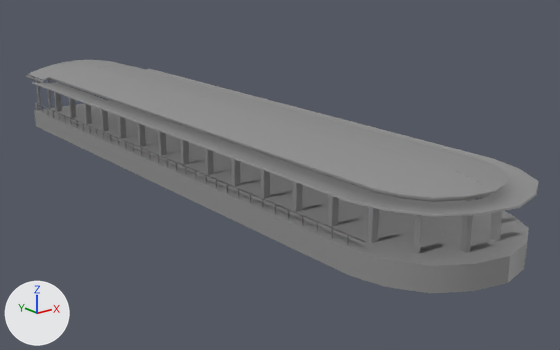
The glTF model pier1.glb, before and after one commit.
Camera for both pictures: a 50 mm lens placed at (-5.44, -12.78, 2.61), pointed at (0.32, -5.58, -0.27). The lights are fixed; the arrows at lower left show +X, +Y and +Z. Where no turn or scale is listed for an object, it has been applied to the vertices. Vertices at the same position are counted once.
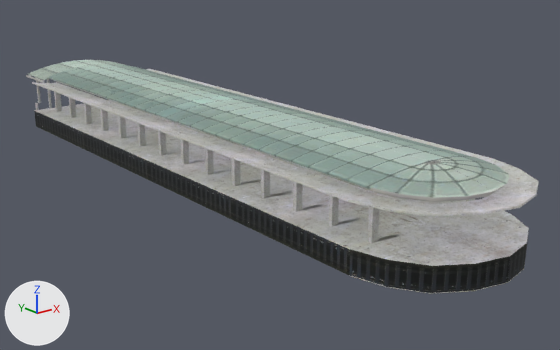
Where the change shows, as pixel boxes (x1, y1, x2, y2) in the pictures (560 x 350 px; the box of a moved part takes in the faces that stretch with it):
'railing.001', deleted: before (37, 104, 483, 246)
'Cube.015', deleted: before (460, 211, 503, 253)
'Cube.014', deleted: before (414, 213, 492, 254)
part 1 of me_cube_033, moved or reshaped: (34, 100, 466, 275) in both
part 2 of me_cube_033, recoloured: (26, 60, 539, 294) in both

The change in detail:
Picture 'dock' (img_dock) is new.
Material 'dock' (mat_dock) is new.
Its texture is img_dock.
Its roughness is 1.0.
me_cube_033 is used by ob_pier1; location (-0.123, -0.645, -0.005).
me_cube_033 had 622 vertices, 1060 faces and spanned x -1.0..1.0, y -8.65..-0.13, z -0.25..0.62.
me_cube_033 now has 637 vertices, 1056 faces and spans x -1.0..1.0, y -8.65..-0.13, z -0.25..0.62.
Part 1, on me_cube_033:
36 faces are deleted.
5 new vertices lie (0.0, 1.75, 0.0) away from vertices in x -0.95..0.95, y -7.65, z -0.25..0.0.
5 new vertices lie (0.0, 1.75, 0.0) away from vertices in x -0.95..0.95, y -5.9, z -0.25..0.0.
5 new vertices lie (0.0, -1.75, 0.0) away from vertices in x -0.95..0.95, y -0.65, z -0.25..0.0.
32 new faces join them.
me_cube_033 part 2: 1024 faces spanning x -1.0..1.0, y -8.65..-0.13, z -0.25..0.62 switch from mat_material_001 (grey #8e8e8e) to mat_dock (picture img_dock).
Object 'Cube.014' (ob_cube_014) is deleted.
Object 'Cube.015' (ob_cube_015) is deleted.
Object 'railing.001' (ob_railing_001) is deleted.
